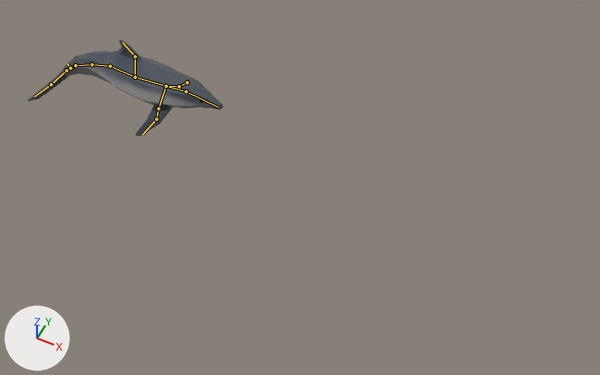
Renders of the Blender file UnityProject4/Assets/untitled.blend from each side of a commit.
One viewpoint serves both versions: a 50 mm camera at (10.45, -12.04, 13.65) aimed at (4.95, -1.05, -0.08). The lights are fixed; the arrows at lower left show +X, +Y and +Z. The bones that bend it are drawn over the model as lines.
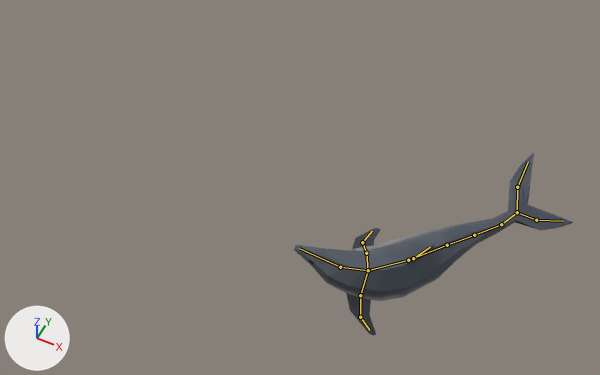
The newer file adds an action. The first version stands in its rest pose; the second is drawn at frame 149 of the action 'ArmatureAction'.

Boxes [x1, y1, x2, y2] around the edits, measured in the pictures (600 x 375 px):
'Cylinder', posed (43% wider, 90% taller): before [28, 40, 223, 136]; after [294, 152, 573, 335]
bone 'Bone', root to tip: before (135, 77) to (166, 86); after (408, 260) to (368, 270)
bone 'Bone.001', root to tip: before (166, 86) to (186, 91); after (368, 270) to (340, 267)
bone 'Bone.002', root to tip: before (186, 91) to (218, 107); after (340, 267) to (299, 248)
bone 'Bone.012', root to tip: before (166, 86) to (179, 86); after (368, 270) to (360, 295)
bone 'Bone.013', root to tip: before (179, 86) to (187, 82); after (360, 295) to (360, 317)
bone 'Bone.015', root to tip: before (166, 86) to (158, 108); after (368, 270) to (366, 253)
bone 'Bone.003', root to tip: before (135, 77) to (110, 66); after (408, 260) to (447, 245)
bone 'Bone.004', root to tip: before (110, 66) to (92, 64); after (447, 245) to (474, 235)
bone 'Bone.005', root to tip: before (92, 64) to (75, 65); after (474, 235) to (501, 224)
bone 'Bone.006', root to tip: before (75, 65) to (66, 70); after (501, 224) to (517, 212)
bone 'Bone.018', root to tip: before (51, 84) to (34, 96); after (517, 187) to (528, 162)
bone 'Bone.008', root to tip: before (135, 77) to (135, 56); after (408, 260) to (413, 258)

What the commit changed:
Bone 'Bone' (bone_bone) moves from (0.0, 0.0, 0.0) to (-0.04, 7.77, 2.69).
Bone 'Bone' (bone_bone) turns from (0, 0, 0) to (135, 25, -22) degrees about its own x, y and z.
Bone 'Bone.001' (bone_bone_001) turns from (0, 0, 0) to (17, 1, -2) degrees about its own x, y and z.
Bone 'Bone.002' (bone_bone_002) turns from (0, 0, 0) to (19, 6, 0) degrees about its own x, y and z.
Bone 'Bone.012' (bone_bone_012) turns from (0, 0, 0) to (2, 12, 13) degrees about its own x, y and z.
Bone 'Bone.013' (bone_bone_013) turns from (0, 0, 0) to (-12, 2, -12) degrees about its own x, y and z.
Bone 'Bone.015' (bone_bone_015) turns from (0, 0, 0) to (1, 11, -13) degrees about its own x, y and z.
Bone 'Bone.003' (bone_bone_003) moves from (0.0, 0.0, 0.0) to (-1.29, -8.11, -0.32).
Bone 'Bone.003' (bone_bone_003) turns from (0, 0, 0) to (17, 27, -125) degrees about its own x, y and z.
Bone 'Bone.004' (bone_bone_004) turns from (0, 0, 0) to (-5, 3, -2) degrees about its own x, y and z.
Bone 'Bone.005' (bone_bone_005) turns from (0, 0, 0) to (16, 10, -3) degrees about its own x, y and z.
Bone 'Bone.006' (bone_bone_006) turns from (0, 0, 0) to (2, -4, 13) degrees about its own x, y and z.
Bone 'Bone.018' (bone_bone_018) turns from (0, 0, 0) to (11, -8, -1) degrees about its own x, y and z.
Bone 'Bone.008' (bone_bone_008) moves from (0.0, 0.0, 0.0) to (2.25, 0.56, -7.89).
Bone 'Bone.008' (bone_bone_008) turns from (0, 0, 0) to (20, -124, -53) degrees about its own x, y and z.
